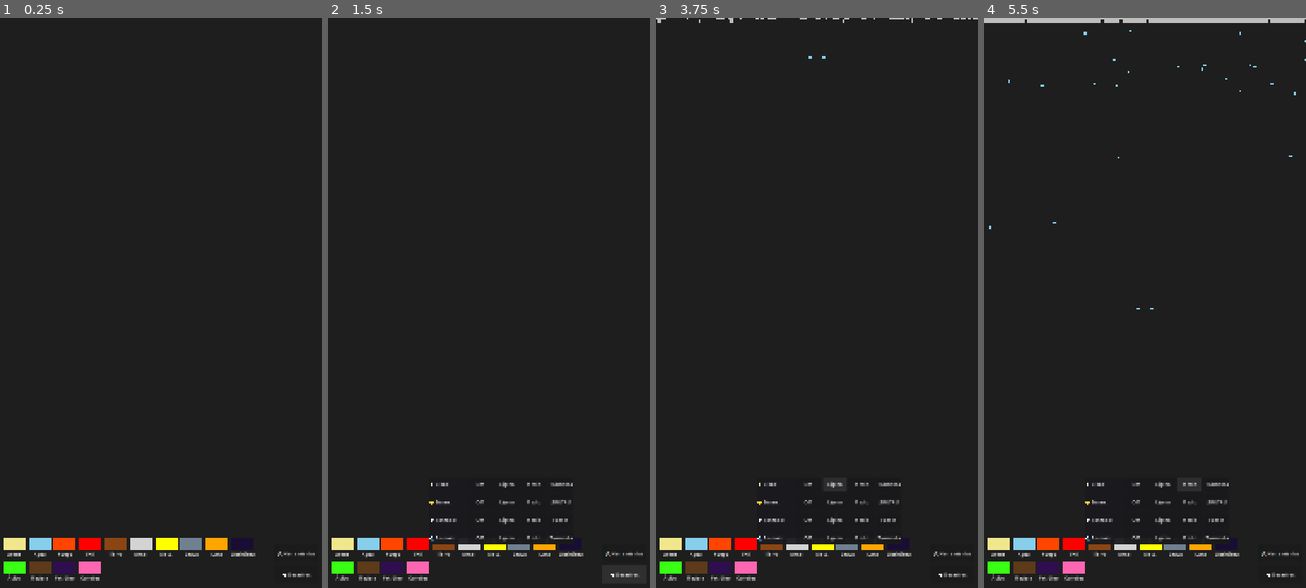
Above: before the commit, frames 1-4 (left to right).
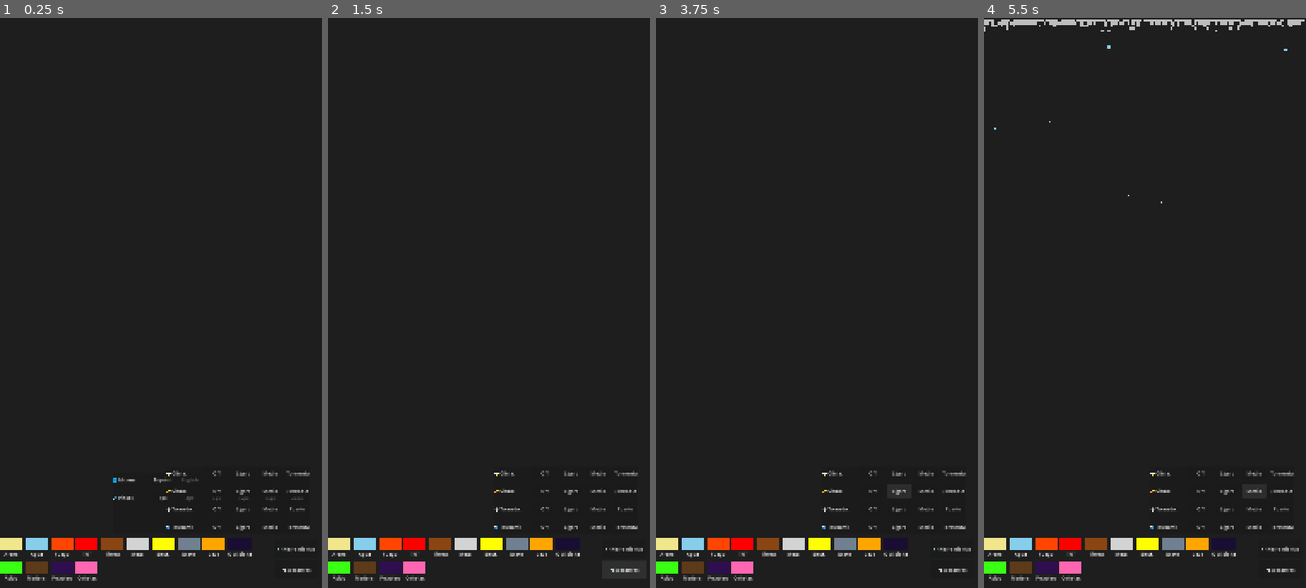
Above: after the commit, the same moments.

Repository: OmarSaez/Sandbox-game
Game: Godot game, scene res://scenes/main/main_scene.tscn
Same seed, same stepped clock (60 frames per second), same inputs: the game is played once before the commit and once after it.
Inputs:
- Up to frame 1 (0.25 s): no input
- Up to frame 2 (1.5 s): click "🛠️ Herramientas" at 0.5 s; click "🌪️ Desastres" at 1.25 s
- Up to frame 3 (3.75 s): click "Off" at 2 s; click "Off" at 2.75 s; click "Ligero" at 3.5 s
- Up to frame 4 (5.5 s): click "Ligero" at 4.25 s; click "Medio" at 5 s

The runs differ from the first frame. In frame 1, 1.7% of the frame differs, in the area x 0-98%, y 79-99%; in frame 2, 2.3%; in frame 3, 2.4%; in frame 4, 3.1%, in the area x 0-100%, y 0-99%.

Commit message:
Se corrige posiciones de los sub menus y se pule botones

Diff:
--- a/sandbox/scenes/main/main_scene.tscn
+++ b/sandbox/scenes/main/main_scene.tscn
@@ -1,49 +1,83 @@
-[gd_scene load_steps=2 format=3 uid="uid://b8d3f1g2h3j4k"]
+[gd_scene format=3 uid="uid://b8d3f1g2h3j4k"]
 
-[ext_resource type="Script" path="res://scripts/sandbox/sandbox_grid.gd" id="1_script"]
+[ext_resource type="Script" uid="uid://dpsjfab0x3gme" path="res://scripts/sandbox/sandbox_grid.gd" id="1_script"]
 
-[node name="MainScene" type="Node2D"]
+[node name="MainScene" type="Node2D" unique_id=1441274808]
 
-[node name="Background" type="ColorRect" parent="."]
+[node name="Background" type="ColorRect" parent="." unique_id=1865854086]
 offset_right = 1080.0
 offset_bottom = 1920.0
 color = Color(0.12, 0.12, 0.12, 1)
 
-[node name="SandboxGrid" type="Node2D" parent="."]
+[node name="SandboxGrid" type="Node2D" parent="." unique_id=20750457]
 script = ExtResource("1_script")
-grid_scale = 8
 
-[node name="Display" type="TextureRect" parent="SandboxGrid"]
+[node name="Display" type="TextureRect" parent="SandboxGrid" unique_id=462252023]
 texture_filter = 1
 offset_right = 1080.0
 offset_bottom = 1920.0
-stretch_mode = 0
 mouse_filter = 2
 
-[node name="UI" type="CanvasLayer" parent="."]
+[node name="UI" type="CanvasLayer" parent="." unique_id=565964994]
 
-[node name="Controls" type="HBoxContainer" parent="UI"]
+[node name="Controls" type="Control" parent="UI" unique_id=1152948084]
+layout_mode = 3
 anchors_preset = 12
 anchor_top = 1.0
 anchor_right = 1.0
 anchor_bottom = 1.0
-offset_top = -150.0
+offset_top = -180.0
 grow_horizontal = 2
 grow_vertical = 0
+
+[node name="MaterialGrid" type="HFlowContainer" parent="UI/Controls" unique_id=1339416401]
+layout_mode = 1
+anchors_preset = 15
+anchor_right = 1.0
+anchor_bottom = 1.0
+offset_right = -160.0
+grow_horizontal = 2
+grow_vertical = 2
+theme_override_constants/h_separation = 10
+theme_override_constants/v_separation = 10
+
+[node name="ActionButtons" type="VBoxContainer" parent="UI/Controls" unique_id=1979774064]
+layout_mode = 1
+anchors_preset = 11
+anchor_left = 1.0
+anchor_right = 1.0
+anchor_bottom = 1.0
+offset_left = -160.0
+offset_top = -16.0
+offset_right = -10.0
+offset_bottom = -16.0
+grow_horizontal = 0
+grow_vertical = 2
+theme_override_constants/separation = 10
 alignment = 1
 
-[node name="SandBtn" type="Button" parent="UI/Controls"]
-layout_mode = 2
-text = "Sand"
+[node name="ToolsPanel" type="PanelContainer" parent="UI" unique_id=2035891798]
+anchors_preset = -1
+anchor_left = 0.5
+anchor_top = 0.5
+anchor_right = 0.5
+anchor_bottom = 0.68
+offset_left = -33.0
+offset_top = 565.0
+offset_right = 367.0
+offset_bottom = 419.40002
+grow_horizontal = 2
+grow_vertical = 2
 
-[node name="WaterBtn" type="Button" parent="UI/Controls"]
-layout_mode = 2
-text = "Water"
-
-[node name="OilBtn" type="Button" parent="UI/Controls"]
-layout_mode = 2
-text = "Oil"
-
-[node name="FireBtn" type="Button" parent="UI/Controls"]
-layout_mode = 2
-text = "Fire"
+[node name="DisasterPanel" type="PanelContainer" parent="UI" unique_id=843066696]
+anchors_preset = 8
+anchor_left = 0.5
+anchor_top = 0.5
+anchor_right = 0.5
+anchor_bottom = 0.5
+offset_left = 59.0
+offset_top = 555.0
+offset_right = 459.0
+offset_bottom = 755.0
+grow_horizontal = 2
+grow_vertical = 2
--- a/sandbox/scripts/sandbox/sandbox_grid.gd
+++ b/sandbox/scripts/sandbox/sandbox_grid.gd
@@ -19,7 +19,7 @@
 var current_weather: int = 0
 # UI State
 var is_mouse_over_ui: bool = false
-var brush_radius: int = 0
+var brush_radius: int = 2
 var current_language: String = "es" # "es" or "en"
 var ui_elements = {} # To track nodes for re-labeling
 var tools_panel: PanelContainer
@@ -204,6 +204,9 @@
 
 	_register_material(19, Color(1, 0.8, 0.9), SandboxMaterial.Tags.GRAV_STATIC) # Firework Fuse
 
+func _setup_materials_within_grid():
+	if material_grid.get_child_count() > 0: return # Already setup physically?
+
 	# Setup all material buttons (Unified)
 	_add_button("sand", 1)
 	_add_button("water", 2)
@@ -232,62 +235,61 @@
 	var ui_root = get_parent().get_node("UI")
 	var main_controls = ui_root.get_node("Controls")
 
-	# CLEANUP: Remove EVERYTHING old (editor buttons like Sand, Water, etc.)
-	for child in main_controls.get_children():
-		child.queue_free()
-
-	# ROOT UI BAR - Attached to UI root for TOTAL screen width
-	var root_hbox = HBoxContainer.new()
-	ui_root.add_child(root_hbox)
-	root_hbox.set_anchors_and_offsets_preset(Control.PRESET_BOTTOM_WIDE)
-	root_hbox.offset_top = -180
-	root_hbox.offset_left = 10
-	root_hbox.offset_right = -10
-	root_hbox.add_theme_constant_override("separation", 15)
-
-	# Materials container (Flow) - Intelligently fills the row!
-	material_grid = HFlowContainer.new()
-	material_grid.size_flags_horizontal = Control.SIZE_EXPAND_FILL
-	material_grid.add_theme_constant_override("h_separation", 10)
-	material_grid.add_theme_constant_override("v_separation", 10)
-	root_hbox.add_child(material_grid)
-
-	# Action buttons (Stacked)
-	action_vbox = VBoxContainer.new()
-	action_vbox.alignment = BoxContainer.ALIGNMENT_CENTER
-	action_vbox.add_theme_constant_override("separation", 10)
-	root_hbox.add_child(action_vbox)
+	# We no longer clear the controls!
+	# We expect 'MaterialGrid' and 'ActionButtons' to be physical nodes in the scene.
+
+	# Reference existing nodes or create them if missing (Safety)
+	if main_controls.has_node("MaterialGrid"):
+		material_grid = main_controls.get_node("MaterialGrid")
+	else:
+		material_grid = HFlowContainer.new()
+		material_grid.name = "MaterialGrid"
+		main_controls.add_child(material_grid)
+
+	if main_controls.has_node("ActionButtons"):
+		action_vbox = main_controls.get_node("ActionButtons")
+		action_vbox.mouse_entered.connect(func(): is_mouse_over_ui = true)
+		action_vbox.mouse_exited.connect(func(): is_mouse_over_ui = false)
+	else:
+		action_vbox = VBoxContainer.new()
+		action_vbox.name = "ActionButtons"
+		action_vbox.mouse_entered.connect(func(): is_mouse_over_ui = true)
+		action_vbox.mouse_exited.connect(func(): is_mouse_over_ui = false)
+		main_controls.add_child(action_vbox)
+
+	if material_grid:
+		material_grid.mouse_entered.connect(func(): is_mouse_over_ui = true)
+		material_grid.mouse_exited.connect(func(): is_mouse_over_ui = false)
+
+	# Setup buttons within the material grid if they don't exist
+	_setup_materials_within_grid()
 
 
 func _setup_tools_ui():
 	var ui_root = get_parent().get_node("UI")
-
 	var tools_btn = Button.new()
+	tools_btn.name = "ToolsBtn"
+	tools_btn.custom_minimum_size = Vector2(150, 60)
 	tools_btn.text = tr[current_language]["tools"]
-	tools_btn.custom_minimum_size = Vector2(150, 60) # Bigger for mobile
 	ui_elements["tools_btn"] = tools_btn
-	action_vbox.add_child(tools_btn) # Add to stacked VBox
-
-	tools_panel = PanelContainer.new()
-	var style = StyleBoxFlat.new()
-	style.bg_color = Color(0.15, 0.15, 0.15, 0.95)
-	style.set_corner_radius_all(10)
-	tools_panel.add_theme_stylebox_override("panel", style)
-	tools_panel.visible = false
-	ui_root.add_child(tools_panel)
-
-	# CENTERED ABOVE MATERIAL GRID
-	var screen_size = get_viewport_rect().size
-	tools_panel.position = Vector2(screen_size.x/2 - 200, screen_size.y - 380)
+	action_vbox.add_child(tools_btn)
+
+	tools_panel = ui_root.get_node("ToolsPanel")
+	tools_panel.mouse_filter = Control.MOUSE_FILTER_STOP
+
+	# SETUP INTERNAL BOX IF NOT PRESENT
+	var v_box: VBoxContainer
+	if tools_panel.get_child_count() == 0:
+		v_box = VBoxContainer.new()
+		v_box.add_theme_constant_override("separation", 15)
+		tools_panel.add_child(v_box)
+	else:
+		v_box = tools_panel.get_child(0)
 
 	tools_btn.pressed.connect(func():
 		disaster_panel.visible = false
 		tools_panel.visible = !tools_panel.visible
 	)
-
-	var v_box = VBoxContainer.new()
-	v_box.add_theme_constant_override("separation", 15)
-	tools_panel.add_child(v_box)
 
 	tools_panel.mouse_entered.connect(func(): is_mouse_over_ui = true)
 	tools_panel.mouse_exited.connect(func(): is_mouse_over_ui = false)
@@ -323,34 +325,29 @@
 	create_row.call("brush", brush_labels, func(l): brush_radius = brush_sizes[l])
 
 func _setup_disaster_ui():
+	var disaster_btn = Button.new()
+	disaster_btn.name = "DisasterBtn"
+	disaster_btn.custom_minimum_size = Vector2(150, 60)
+	disaster_btn.text = tr[current_language]["disasters"]
+	ui_elements["disaster_btn"] = disaster_btn
+	action_vbox.add_child(disaster_btn)
+
 	var ui_root = get_parent().get_node("UI")
-
-	var disaster_btn = Button.new()
-	disaster_btn.text = tr[current_language]["disasters"]
-	disaster_btn.custom_minimum_size = Vector2(150, 60) # Bigger for mobile
-	ui_elements["disaster_btn"] = disaster_btn
-	action_vbox.add_child(disaster_btn) # Add to stacked VBox
-
-	disaster_panel = PanelContainer.new()
-	var style = StyleBoxFlat.new()
-	style.bg_color = Color(0.1, 0.1, 0.12, 0.95)
-	style.set_corner_radius_all(10)
-	disaster_panel.add_theme_stylebox_override("panel", style)
-	disaster_panel.visible = false
-	ui_root.add_child(disaster_panel)
-
-	# CENTERED ABOVE MATERIAL GRID (Same Height)
-	var screen_size = get_viewport_rect().size
-	disaster_panel.position = Vector2(screen_size.x/2 - 200, screen_size.y - 380)
+	disaster_panel = ui_root.get_node("DisasterPanel")
+	disaster_panel.mouse_filter = Control.MOUSE_FILTER_STOP
+
+	var v_box: VBoxContainer
+	if disaster_panel.get_child_count() == 0:
+		v_box = VBoxContainer.new()
+		v_box.add_theme_constant_override("separation", 15)
+		disaster_panel.add_child(v_box)
+	else:
+		v_box = disaster_panel.get_child(0)
 
 	disaster_btn.pressed.connect(func():
 		tools_panel.visible = false
 		disaster_panel.visible = !disaster_panel.visible
 	)
-
-	var v_box = VBoxContainer.new()
-	v_box.add_theme_constant_override("separation", 15)
-	disaster_panel.add_child(v_box)
 
 	disaster_panel.mouse_entered.connect(func(): is_mouse_over_ui = true)
 	disaster_panel.mouse_exited.connect(func(): is_mouse_over_ui = false)
@@ -448,13 +445,30 @@
 	main_vbox.mouse_entered.connect(func(): is_mouse_over_ui = true)
 	main_vbox.mouse_exited.connect(func(): is_mouse_over_ui = false)
 
+func _is_any_ui_blocking() -> bool:
+	if is_mouse_over_ui: return true # Original mouse_entered check
+
+	# Fallback: Absolute Rect Check (For safety when clicking fast)
+	var m_pos = texture_rect.get_global_mouse_position()
+
+	if tools_panel and tools_panel.visible and tools_panel.get_global_rect().has_point(m_pos):
+		return true
+	if disaster_panel and disaster_panel.visible and disaster_panel.get_global_rect().has_point(m_pos):
+		return true
+	if material_grid and material_grid.get_global_rect().has_point(m_pos):
+		return true
+	if action_vbox and action_vbox.get_global_rect().has_point(m_pos):
+		return true
+
+	return false
+
 func _register_material(id, color, tags):
 	material_colors_raw[id] = color
 	material_tags_raw[id] = tags
 
 func _process(delta):
-	# Handle input
-	if Input.is_mouse_button_pressed(MOUSE_BUTTON_LEFT) and not is_mouse_over_ui:
+	# Handle input with robust UI blocking
+	if Input.is_mouse_button_pressed(MOUSE_BUTTON_LEFT) and not _is_any_ui_blocking():
 		var m_pos = get_local_mouse_position()
 		var gx = int(m_pos.x / grid_scale)
 		var gy = int(m_pos.y / grid_scale)
